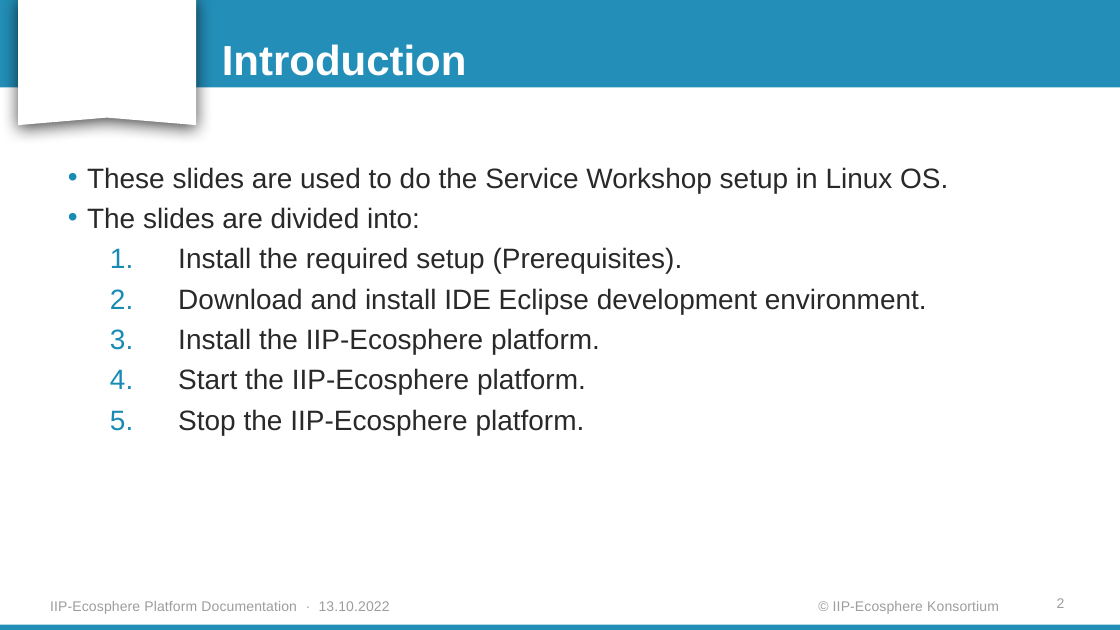
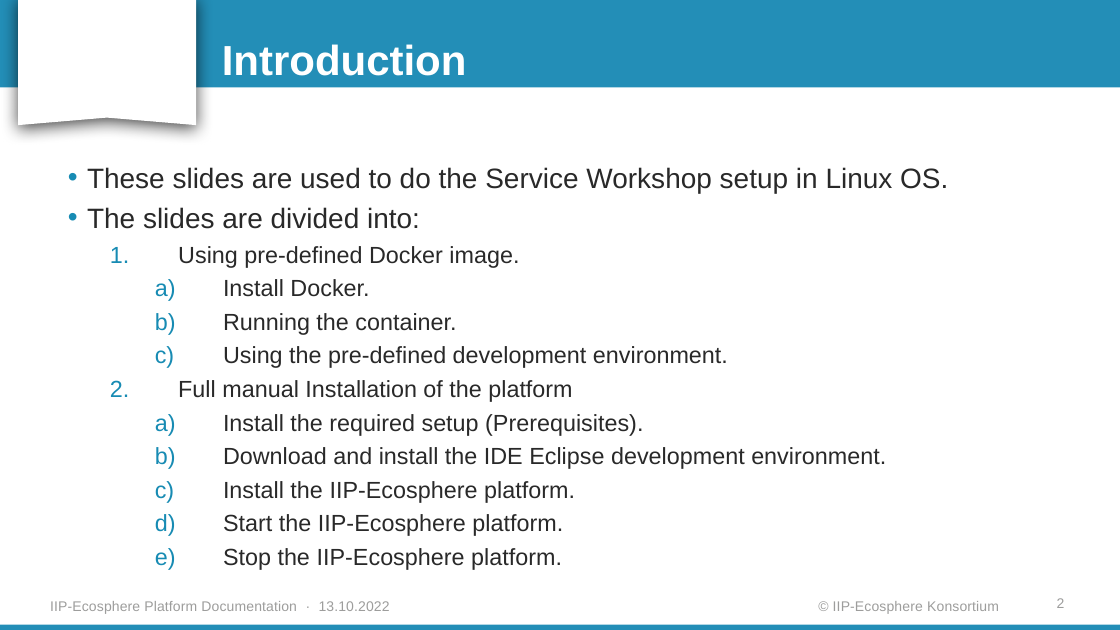
Before and after one commit to iip-ecosphere/platform, a slide deck: slide 2 of platform/documentation/Platform_Installation_Guide_for_Linux.pptx. Drawn at 1120x630 pixels with LibreOffice and Linux fonts; fonts in the diff are those of the drawing; background and template pictures are left out. Boxes give left, top, right and bottom in pixels: in the first picture for what was removed or moved away, otherwise in the second. Text is boxed around its words. In the diff, an @@ line names an element or a change of style, - is before the commit and + after.

Commit message:
Update the installation guide
The pre-defined Docker image and the full manual installation

```diff
--- a/platform/documentation/Platform_Installation_Guide_for_Linux.pptx
+++ b/platform/documentation/Platform_Installation_Guide_for_Linux.pptx
@@ text at box(178, 246, 728, 402): paragraphs added @@
+  1. Using pre-defined Docker image.
+    a) Install Docker.
+    b) Running the container.
+    c) Using the pre-defined development environment.
+  2. Full manual Installation of the platform
@@ text at box(223, 414, 643, 570): size 24 to 20 pt in "Install the required setup (Prerequisites).", "Install the IIP-Ecosphere platform.", "Start the IIP-Ecosphere platform.", "Stop the IIP-Ecosphere platform."; bullet 1. to a); list level 2 to 3 in "Install the required setup (Prerequisites)."; list level 2 to 3 in "Install the IIP-Ecosphere platform."; list level 2 to 3 in "Start the IIP-Ecosphere platform."; list level 2 to 3 in "Stop the IIP-Ecosphere platform." @@
@@ text at box(223, 447, 886, 469): text changed; size 24 to 20 pt @@
-  2. Download and install IDE Eclipse development environment.
+    b) Download and install the IDE Eclipse development environment.
```
Also in this commit, not shown: 11 other slides changed, 7 slides added, 1 slide removed, 3 other files.
